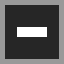
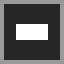
The second 64x64 image is a revision of the first. Changes to its layers:
removed layer "Background" (1st of 2) over left=4, top=4, right=60, bottom=60
removed layer "Background" (2nd of 2) over left=4, top=4, right=60, bottom=60
added layer "Fill" above "Rectangle" over left=16, top=24, right=48, bottom=40
added layer "Rectangle" over left=4, top=4, right=60, bottom=60
